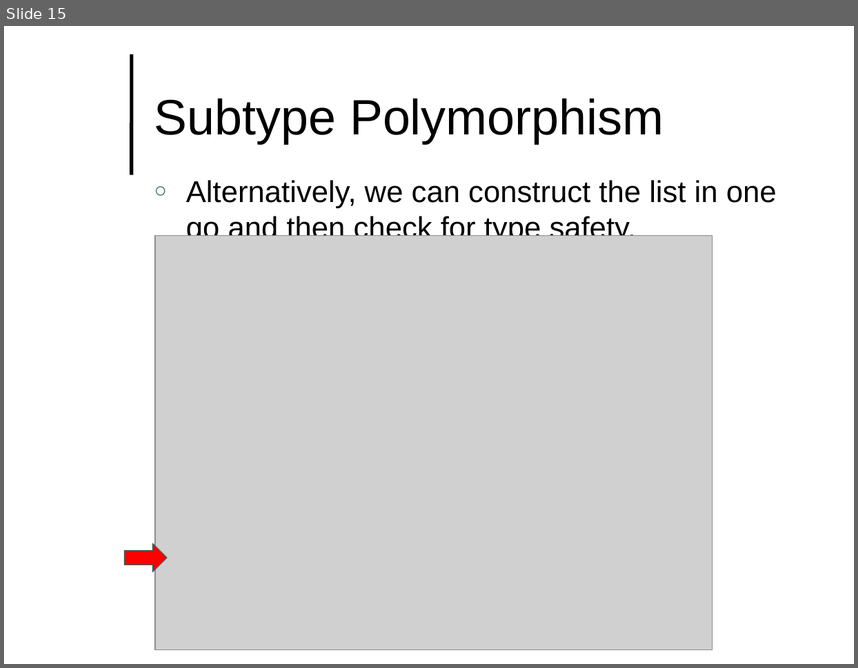
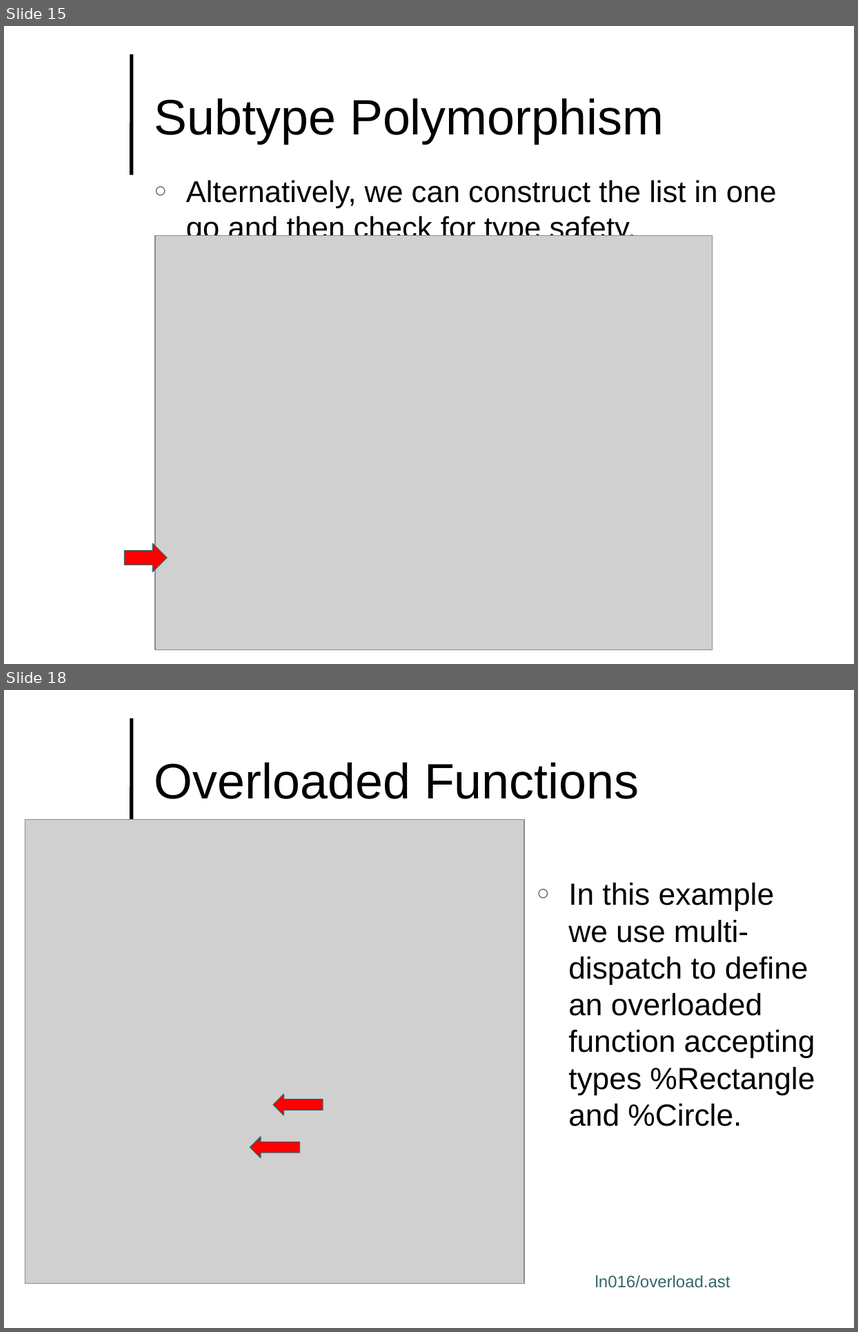
Before and after one commit to lutzhamel/CSC493, a slide deck: notes/csc493-ln016.pptx. Shown one above the other, each under a label of ours: slide 15 before the commit, slides 15 and 18 after it; the slides between them are not shown. The pictures are 858x668 and 858x1332 pixels, drawn with LibreOffice and Linux fonts; fonts in the diff are those of the drawing; grey boxes stand for pictures; background and template pictures are left out. Boxes give left, top, right and bottom in pixels: in the first picture for what was removed or moved away, otherwise in the second. Text is boxed around its words. In the diff, an @@ line names an element or a change of style, - is before the commit and + after.

```diff
--- a/notes/csc493-ln016.pptx
+++ b/notes/csc493-ln016.pptx
@@ slide 18 added at [4, 690, 854, 1328], background #FFFFFF; not listed: 1 template element that a slide beside it also shows @@
@@ title added at [154, 762, 639, 799], 42 pt, text #000000 @@
+Overloaded Functions
@@ picture added at [25, 819, 524, 1283] @@
@@ text added at [568, 883, 815, 1126], 25.9 pt, text #000000 @@
+○ In this example we use multi-dispatch to define an overloaded function accepting types %Rectangle and %Circle.
@@ left arrow added at [274, 1094, 323, 1115], fill #FF0000, outline #336666 0.75 pt @@
@@ left arrow added at [250, 1136, 299, 1158], fill #FF0000, outline #336666 0.75 pt @@
@@ text added at [595, 1274, 731, 1288], 14 pt, text #336666 @@
+ln016/overload.ast
```
Also in this commit, not shown: 2 other slides added, 3 other files.
